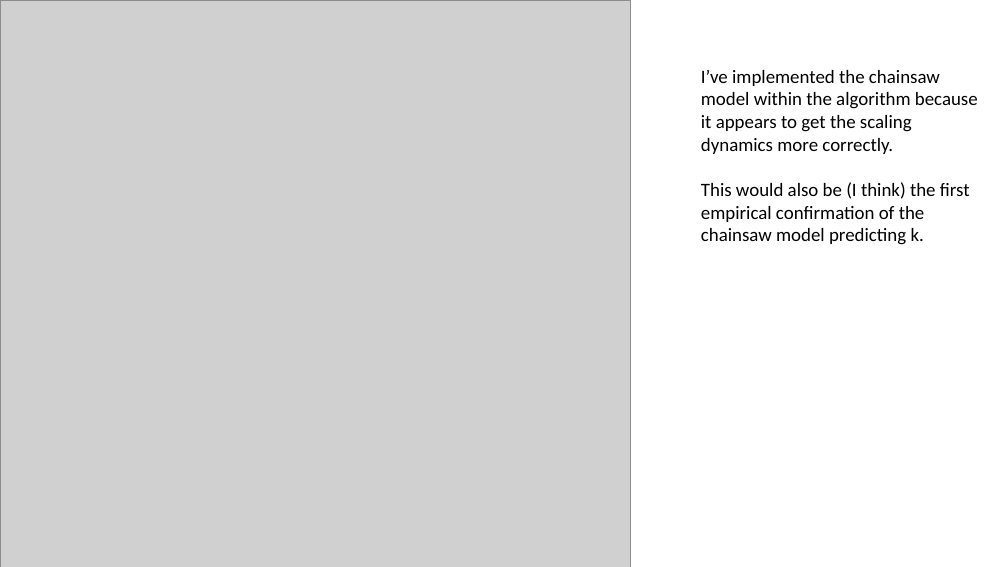
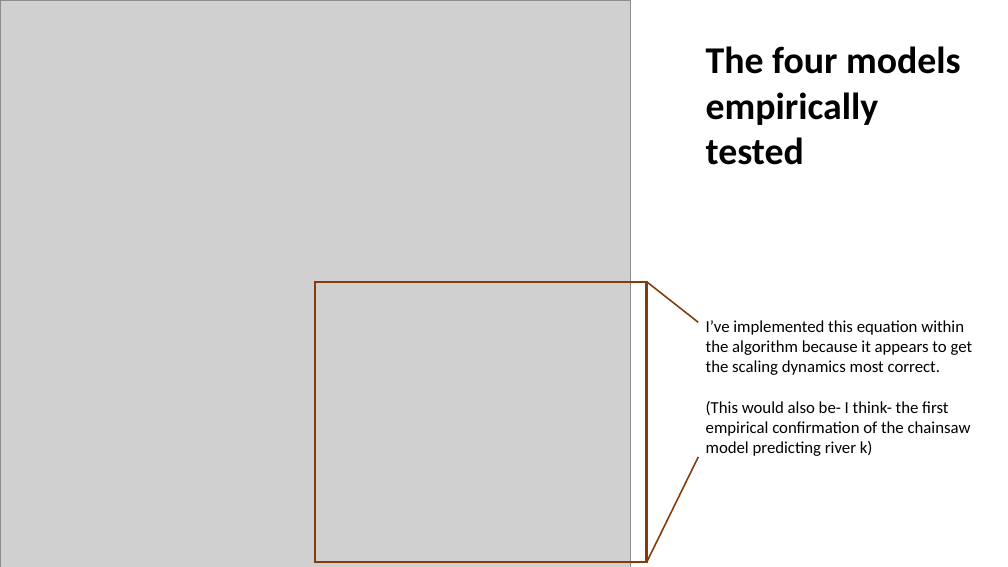
Before and after one commit to craigbrinkerhoff/RSK600, a slide deck: slide 4 of docs/Zappa_notes_2.pptx (slide 3 before the commit). Drawn at 1008x567 pixels with LibreOffice and Linux fonts; fonts in the diff are those of the drawing; grey boxes stand for pictures. Boxes give left, top, right and bottom in pixels: in the first picture for what was removed or moved away, otherwise in the second. Text is boxed around its words. In the diff, an @@ line names an element or a change of style, - is before the commit and + after.

```diff
--- a/docs/Zappa_notes_2.pptx
+++ b/docs/Zappa_notes_2.pptx
@@ text added at [706, 46, 961, 165], 36 pt, text #000000, bold @@
+The four models empirically tested
@@ rectangle added at [315, 282, 647, 563], outline #843C0B 2.25 pt @@
@@ line added from (699, 322) to (647, 282), #843C0B 1.5 pt @@
@@ text at [706, 320, 973, 456]: text changed; size 18 to 16 pt @@
-I’ve implemented the chainsaw model within the algorithm because it appears to get the scaling dynamics more correctly.
-This would also be (I think) the first empirical confirmation of the chainsaw model predicting k.
+I’ve implemented this equation within the algorithm because it appears to get the scaling dynamics most correct.
+(This would also be- I think- the first empirical confirmation of the chainsaw model predicting river k)
@@ line added from (699, 457) to (647, 563), #843C0B 1.5 pt @@
```
Also in this commit, not shown: 2 other slides changed, 1 slide added, 2 slides removed, 32 other files.
